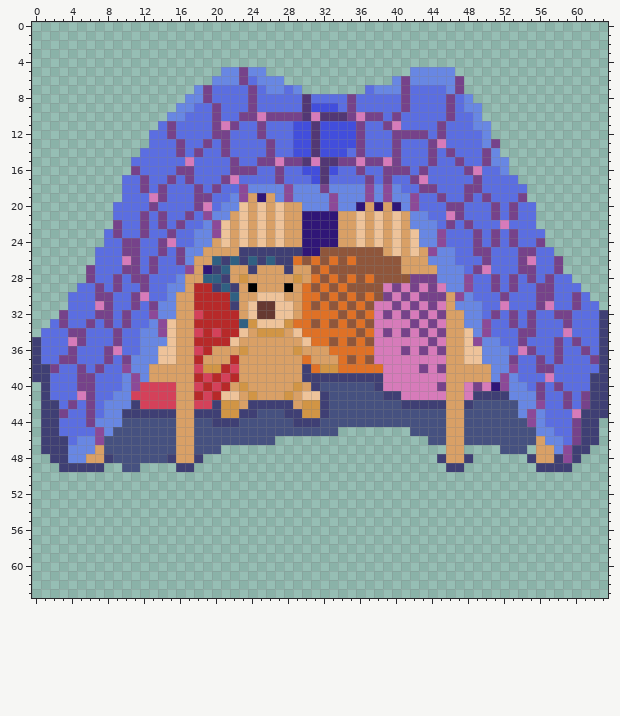
Pixel-art sprite: Rock_Paper_Scissors/Assets/Sprites/Units/Buildings/Pillow Fort.png. Above, as it was before the edit.
The file is 64x64 pixels. The old version is drawn lined up with the new one.
And afterwards:
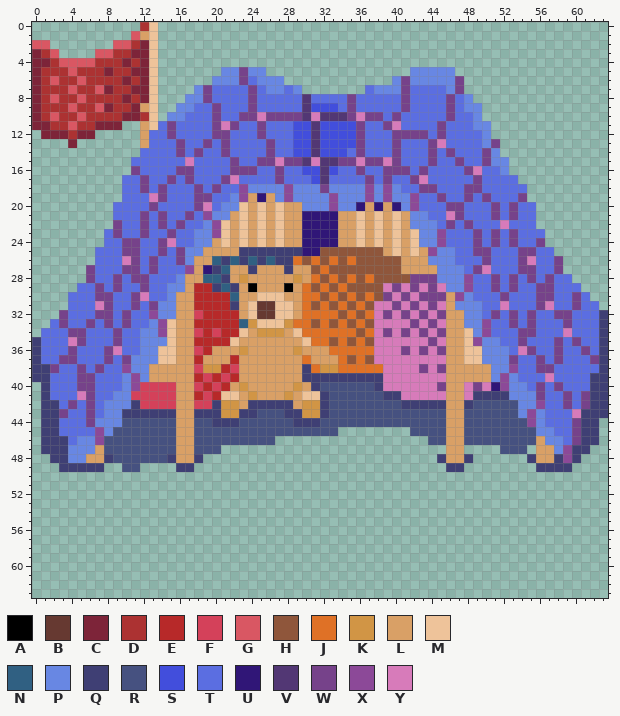
Palette (. is transparent): A #000000  B #663931  C #7d2439  D #ac3232  E #b72929  F #d4415a  G #d95763  H #8f563b  J #df7126  K #d19545  L #d9a066  M #eec39a  N #306082  P #6887e3  Q #3f3f74  R #465180  S #424edc  T #5b6ee1  U #301677  V #523774  W #76428a  X #8c4998  Y #d77bba
From old to new:
whole drawing moved by +0,-2 (the old picture is shown already moved)
There is now colour C in row 2 at x 12; in row 3 at x 0 and 11 to 12; in row 4 at x 0 to 1, 10 and 12; in row 5 at x 0, 8 and 11 to 12; in row 6 at x 0, 10 and 12; in row 7 at x 0, 8 and 11 to 12.
There is now colour C in row 8 at x 0, 10 and 12; in row 9 at x 0, 8 and 11; in row 10 at x 0 and 10 to 11; in row 11 at x 0 to 1 and 7 to 9; in row 12 at x 1 to 3 and 5 to 6; in row 13 at x 4.
There is now colour D in row 0 at x 12; in row 2 at x 11; in row 3 at x 1 and 9 to 10; in row 4 at x 2, 7 to 9 and 11; in row 5 at x 1 to 3, 5 to 7 and 9 to 10; in row 6 at x 1, 3 to 4, 6 to 9 and 11.
There is now colour D in row 7 at x 1 to 3, 5 to 6 and 9 to 10; in row 8 at x 1, 3 to 4, 6 to 9 and 11; in row 9 at x 1 to 3, 5 to 6 and 9 to 10; in row 10 at x 1, 3 to 4, 6 to 9 and 12; in row 11 at x 2 to 3 and 5 to 6; in row 12 at x 4.
There is now colour G in row 1 at x 11; in row 2 at x 0 to 1 and 9 to 10; in row 3 at x 2 and 7 to 8; in row 4 at x 3 to 6; in row 5 at x 4; in row 6 at x 2 and 5.
There is now colour G in row 7 at x 4 and 7; in row 8 at x 2 and 5; in row 9 at x 4 and 7; in row 10 at x 2 and 5; in row 11 at x 4.
There is now colour L in row 1 at x 12; in row 9 at x 12; in rows 11 to 13 at x 12.
There is now colour M in rows 0 to 11 at x 13.
Where, in picture pixels (left, top, right, bottom), the same in both pictures:
added: (32, 22, 158, 148)
